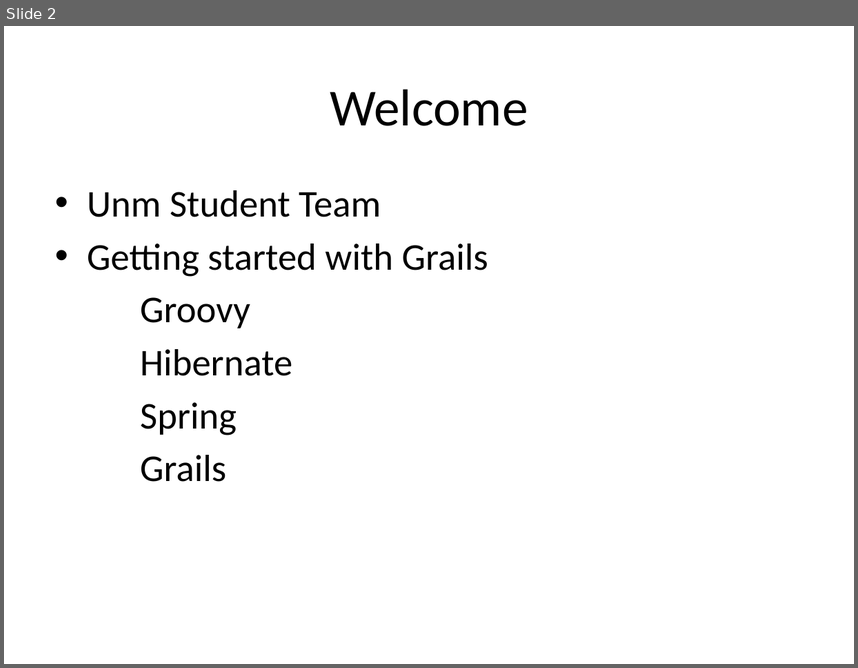
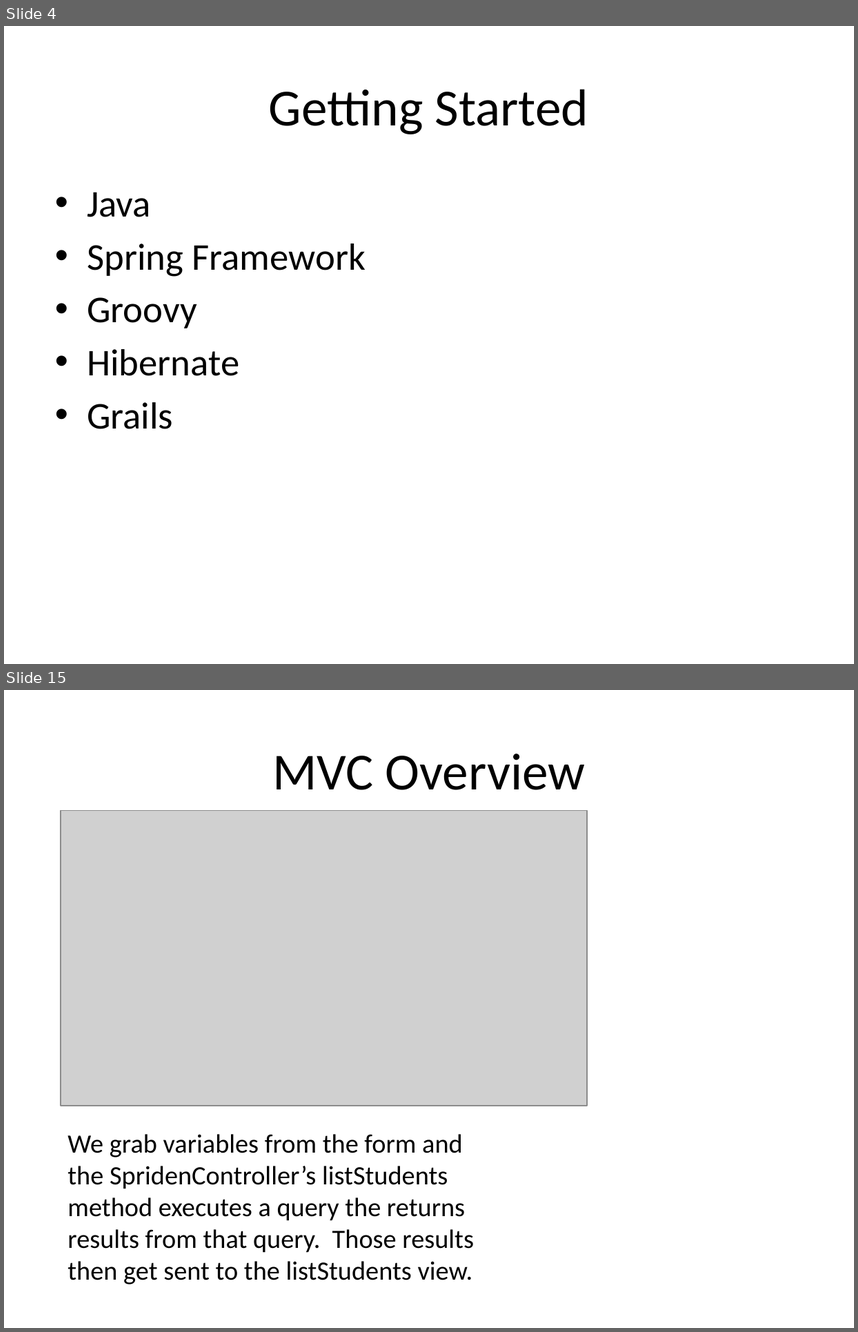
Before and after one commit to unm-sis/SpridenSearch, a slide deck: docs/GGpresentation.pptx. Shown one above the other, each under a label of ours: slide 2 before the commit, slides 4 and 15 after it; the slides between them are not shown. The pictures are 858x668 and 858x1332 pixels, drawn with LibreOffice and Linux fonts; fonts in the diff are those of the drawing; grey boxes stand for pictures; background and template pictures are left out. Boxes give left, top, right and bottom in pixels: in the first picture for what was removed or moved away, otherwise in the second. Text is boxed around its words. In the diff, an @@ line names an element or a change of style, - is before the commit and + after.

```diff
--- a/docs/GGpresentation.pptx
+++ b/docs/GGpresentation.pptx
@@ slide 15 added at box(4, 690, 854, 1328), background #FFFFFF @@
@@ title added at box(272, 753, 586, 790), 44 pt, text #000000 @@
+MVC Overview
@@ picture added at box(61, 811, 587, 1105) @@
@@ text added at box(67, 1134, 474, 1284), 22.4 pt, text #000000 @@
+We grab variables from the form and the SpridenController’s listStudents method executes a query the returns results from that query. Those results then get sent to the listStudents view.
@@ what was slide 2 is now slide 4 @@
@@ slide 4 changed as well @@
@@ title at box(269, 89, 589, 134): text changed @@
-Welcome
+Getting Started
@@ text at box(87, 192, 366, 276): text changed @@
-• Unm Student Team
-• Getting started with Grails
+• Java
+• Spring Framework
@@ text at box(87, 297, 239, 429): bullet none to • @@
@@ text at box(140, 402, 237, 435): paragraph removed @@
-Spring
```
Also in this commit, not shown: 7 other slides changed, 11 other slides added.
